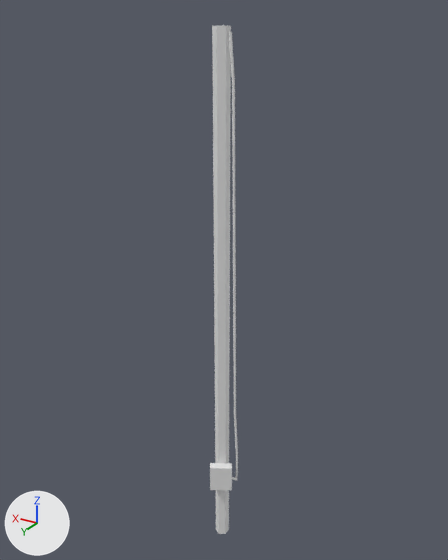
A saved change to the FBX model Assets/Mesh/mesh_poto.fbx.
Both versions are drawn from a 50 mm camera at (-13.54, 17.96, 18.4) aimed at (-3.93, 1.95, 10.39). The lights are fixed; the arrows at lower left show +X, +Y and +Z.
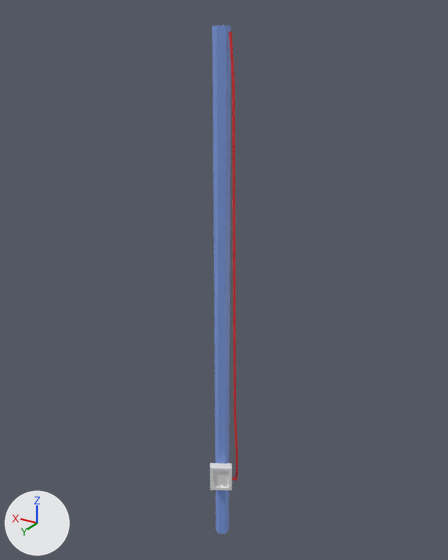
Changed parts and their boxes (x1, y1, x2, y2) in the pictures (448 x 560 px):
part 1 of me_cylinder_036, built on: (210, 468, 232, 490) in both
part 2 of me_cylinder_036, recoloured (white to blue): (212, 26, 231, 534) in both
part 3 of me_cylinder_036, recoloured (white to red): (229, 32, 238, 481) in both

Edits to the bpy script that builds the scene:
```text
Add mat_material_002:
    mat_material_002 = principled_material('Material.002')
    mat_material_002.base_color = (0.8, 0.8, 0.8)  # white #e7e7e7
Add mat_material_001:
    mat_material_001 = principled_material('Material.001')
    mat_material_001.base_color = (0.212, 0.346, 0.8)  # blue #7f9fe7
Add mat_material_003:
    mat_material_003 = principled_material('Material.003')
    mat_material_003.base_color = (0.8, 0.0233, 0.0233)  # red #e72a2a
Change me_cylinder_036:
    used by ob_cylinder_036; location = (-4.03, 2.25, -0.03)
    remove me_cylinder_036.from_pydata(...)  # 74 vertices, 62 faces; spans x -0.7..0.3, y -0.3..0.6, z 0.0..18.1
    add me_cylinder_036.from_pydata(...)  # 82 vertices, 70 faces; spans x -0.7..0.3, y -0.3..0.6, z 0.0..18.1
    me_cylinder_036 part 1
    1 face is deleted
    8 vertices are added at x -0.5..0.0, y 0.3..0.6, z 2.5..3.3
    9 new faces join them, mat_material_002 (white #e7e7e7)
    me_cylinder_036 part 2: 8 faces spanning x -0.2..0.2, y -0.3..0.3, z 0.0..18.1 switch from no material to mat_material_001 (blue #7f9fe7)
    me_cylinder_036 part 3: 48 faces spanning x -0.7..-0.3, y -0.1..0.2, z 2.7..18.0 switch from no material to mat_material_003 (red #e72a2a)
    add me_cylinder_036.materials.append(mat_material_002)  # white #e7e7e7
```
